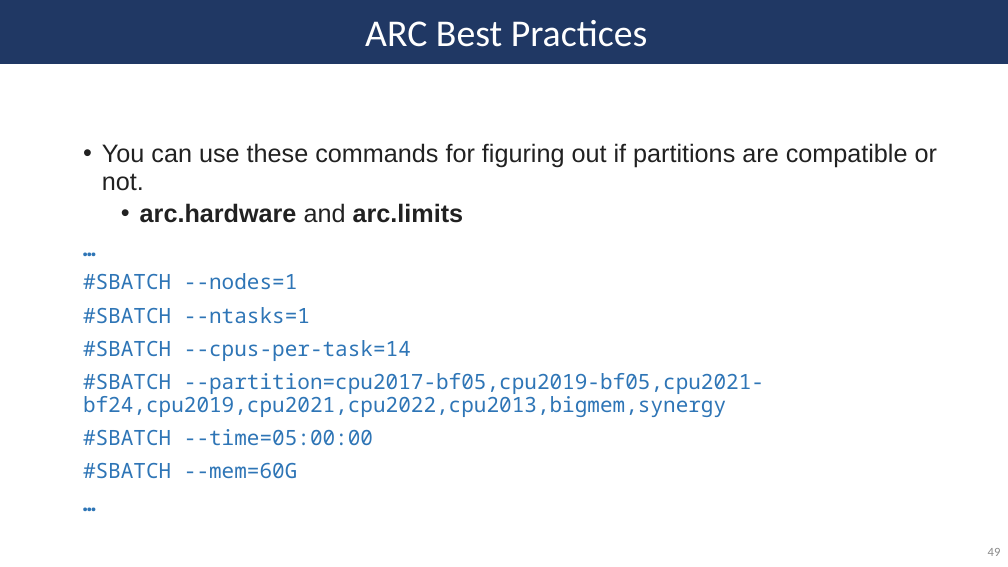
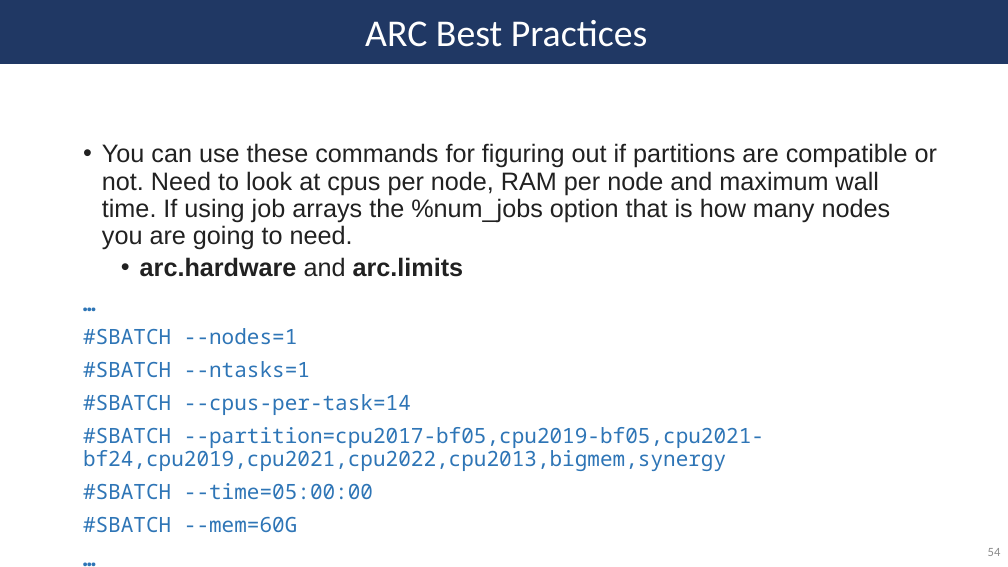
Before and after one commit to SycuroLab/arc_best_practices, a slide deck: slide 54 of arc_best_practices_presentation.pptx (slide 49 before the commit). Drawn at 1008x567 pixels with LibreOffice and Linux fonts; fonts in the diff are those of the drawing. Boxes give left, top, right and bottom in pixels: in the first picture for what was removed or moved away, otherwise in the second. Text is boxed around its words. In the diff, an @@ line names an element or a change of style, - is before the commit and + after.

```diff
--- a/arc_best_practices_presentation.pptx
+++ b/arc_best_practices_presentation.pptx
@@ text at (x1=102, y1=143, x2=937, y2=250): text changed @@
-• You can use these commands for figuring out if partitions are compatible or not.
+• You can use these commands for figuring out if partitions are compatible or not. Need to look at cpus per node, RAM per node and maximum wall time. If using job arrays the %num_jobs option that is how many nodes you are going to need.
@@ page number at (x1=988, y1=548, x2=1001, y2=556): text changed @@
-49
+54
```
Also in this commit, not shown: 22 other slides changed, 5 slides added, 1 slide removed, 10 other files.
